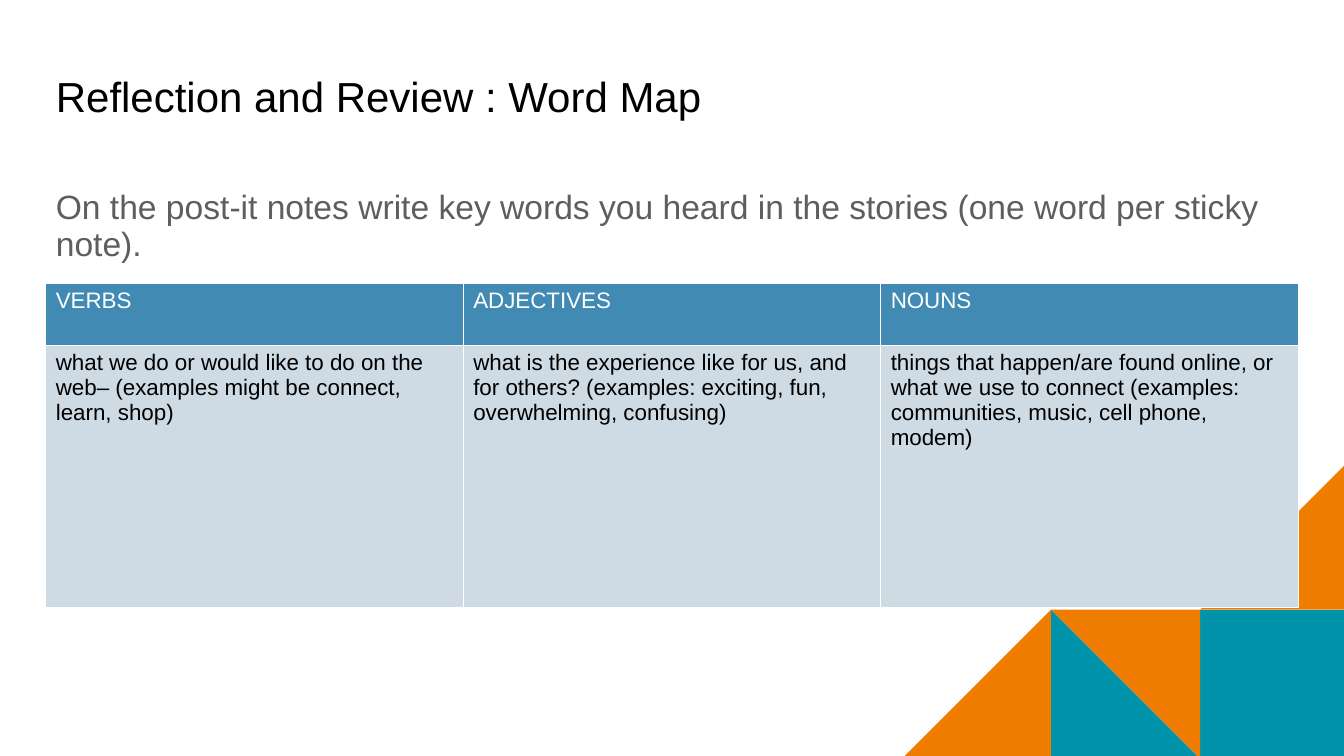
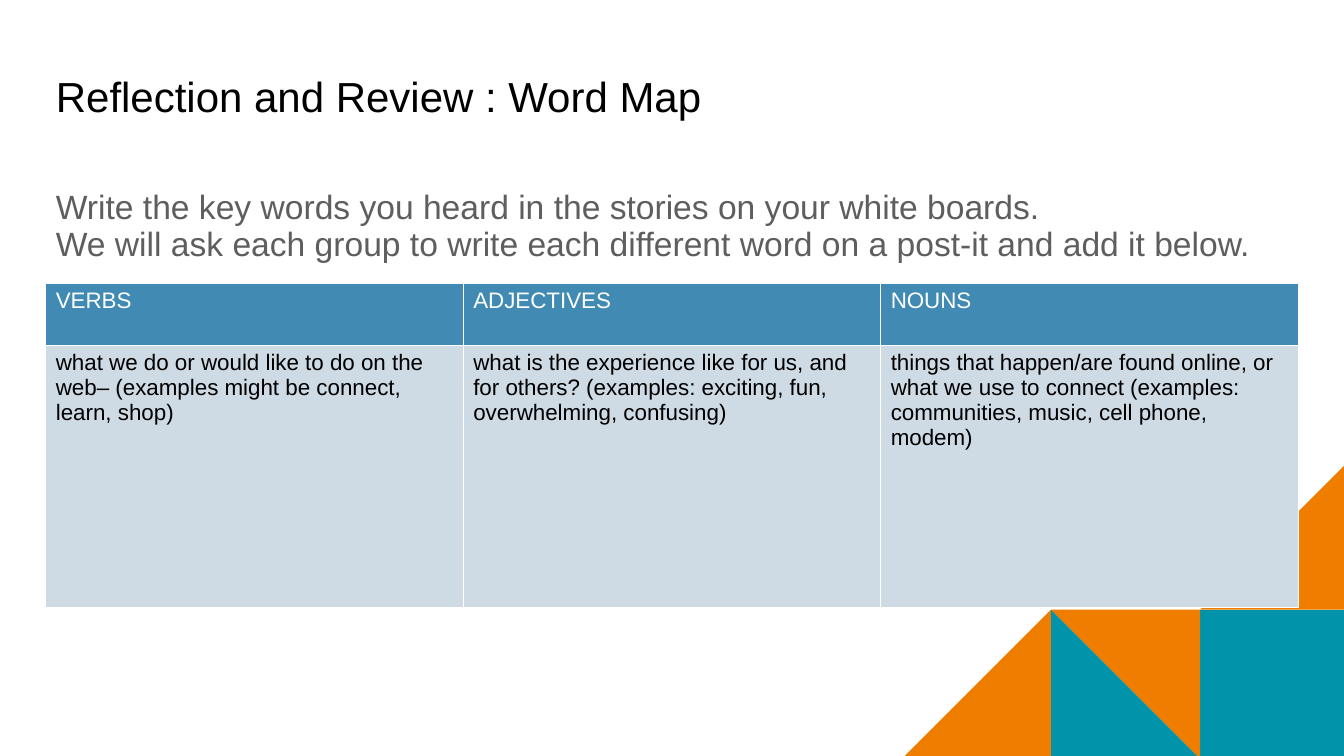
Before and after one commit to mr-eggleton/web-lit-core, a slide deck: slide 8 of final ppt/01-web-and-you.pptx. Drawn at 1344x756 pixels with LibreOffice and Linux fonts; fonts in the diff are those of the drawing; background and template pictures are left out. Boxes give left, top, right and bottom in pixels: in the first picture for what was removed or moved away, otherwise in the second. Text is boxed around its words. In the diff, an @@ line names an element or a change of style, - is before the commit and + after.

```diff
--- a/final ppt/01-web-and-you.pptx
+++ b/final ppt/01-web-and-you.pptx
@@ text at box(56, 194, 1249, 263): text changed @@
-On the post-it notes write key words you heard in the stories (one word per sticky note).
+Write the key words you heard in the stories on your white boards.
+We will ask each group to write each different word on a post-it and add it below.
```
